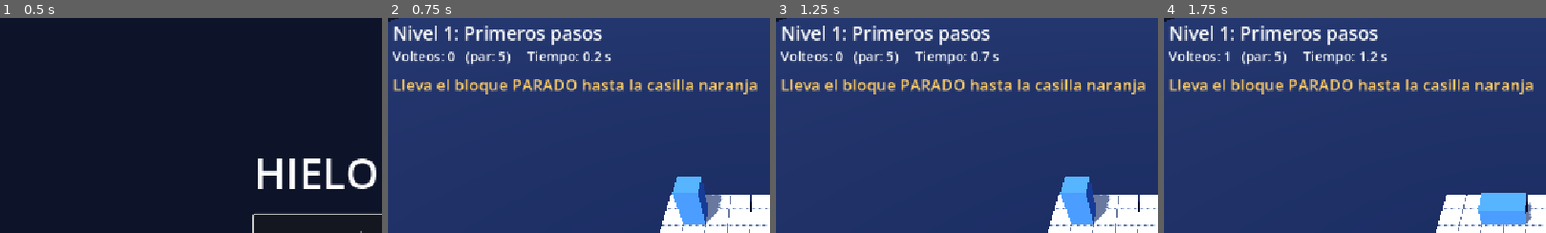
Above: before the commit, frames 1-4 (left to right).
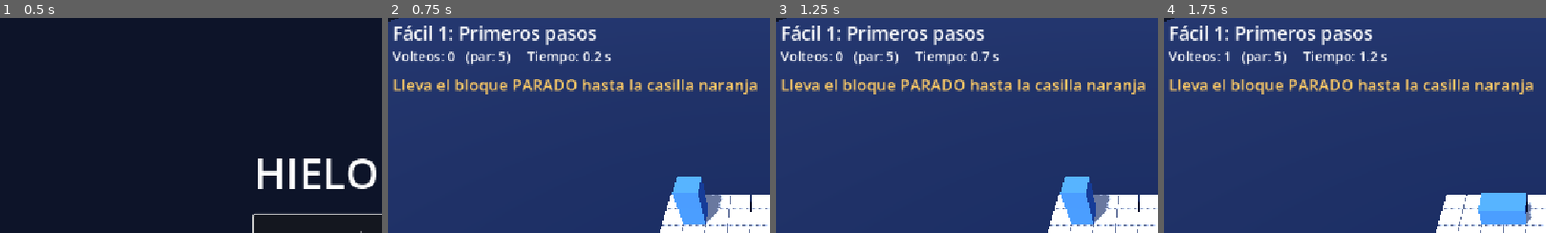
Above: after the commit, the same moments.

Repository: iandifilippo/hielo-fino
Game: Godot game, scene res://escenas/menu.tscn
The game is run twice, just before and just after one commit, with the same random seed, the same clock (stepped at 60 frames per second) and the same inputs.
Inputs:
- Up to frame 1 (0.5 s): no input
- Up to frame 2 (0.75 s): click "Jugar" at 0.5 s
- Up to frame 3 (1.25 s): no input
- Up to frame 4 (1.75 s): tap Enter at 1.25, 1.55 s; hold Right from 1.28 s (still down); tap R at 1.35 s; tap Space at 1.52 s
The pictures show only the part of the screen within x 1-51%, y 2-52%; the shares and areas given below are measured in that part.

Frame 1 is identical in both runs. In frame 2, 2.2% of the frame differs, in the area x 2-56%, y 3-13%; in frame 3, 2.2%; in frame 4, 2.2%.

Commit message:
Niveles por paquetes: paquete Fácil en su propio archivo

Diff:
--- a/scripts/juego.gd
+++ b/scripts/juego.gd
@@ -1,7 +1,6 @@
 extends Node3D
 
-# Lee las teclas y aplica las reglas de Hielo Fino.
-# Lo que se ve (luz, agua, cámara, bloque y textos) está en la escena juego.tscn.
+# REGLAS DEL JUEGO Y TECLAS. LO VISUAL ESTÁ EN juego.tscn
 
 @onready var tablero: Node3D = $Tablero
 @onready var bloque: Bloque = $Bloque
@@ -15,19 +14,19 @@
 var casillas := {}            # Vector2i -> Casilla
 var meta := Vector2i.ZERO
 
-var historial := []           # cómo estaba todo antes de cada volteo (para Z)
+var historial := []           # FOTOS PARA DESHACER CON Z
 var volteos := 0
 var tiempo := 0.0
 var estado := "jugando"       # "jugando", "caido" o "gano"
-var quieto := 0.0             # segundos sin tocar nada (para la ayuda del tutorial)
+var quieto := 0.0             # SEGUNDOS SIN TOCAR NADA
 
 func _ready() -> void:
-	cargar_nivel(Niveles.actual)
+	cargar_nivel()
 
-# ---------- cargar un nivel ----------
+# ---------- CARGAR NIVEL ----------
 
-func cargar_nivel(i: int) -> void:
-	datos = Niveles.LISTA[i]
+func cargar_nivel() -> void:
+	datos = Niveles.nivel()
 	for hijo in tablero.get_children():
 		hijo.queue_free()
 	casillas.clear()
@@ -50,7 +49,7 @@
 				meta = Vector2i(x, z)
 	bloque.colocar(inicio.x, inicio.y, "S")
 
-	# La cámara mira al centro del tablero desde arriba y adelante
+	# CÁMARA MIRANDO AL CENTRO DEL TABLERO
 	var ancho: float = filas[0].length()
 	var alto: float = filas.size()
 	var centro := Vector3(ancho / 2.0, 0, alto / 2.0)
@@ -63,23 +62,24 @@
 	tiempo = 0.0
 	quieto = 0.0
 	estado = "jugando"
-	lbl_titulo.text = "Nivel %d: %s" % [i + 1, datos["nombre"]]
+	var nombres := {"facil": "Fácil"}
+	lbl_titulo.text = "%s %d: %s" % [nombres[Niveles.pack], Niveles.actual + 1, datos["nombre"]]
 	lbl_mensaje.text = ""
 	lbl_ayuda.text = ""
-	if i == 0:
+	if datos.get("sin_caida", false):
 		lbl_mensaje.text = "Lleva el bloque PARADO hasta la casilla naranja"
 
-# ---------- cada frame ----------
+# ---------- CADA FRAME ----------
 
 func _process(delta: float) -> void:
 	if estado != "gano":
 		tiempo += delta
 	quieto += delta
-	if Niveles.actual == 0 and volteos == 0 and quieto > 4.0:
+	if datos.get("sin_caida", false) and volteos == 0 and quieto > 4.0:
 		lbl_ayuda.text = "Usa las flechas  ←  ↑  ↓  →  (o W A S D)"
 	lbl_info.text = "Volteos: %d   (par: %d)     Tiempo: %.1f s" % [volteos, datos["par"], tiempo]
 
-# ---------- teclas ----------
+# ---------- TECLAS ----------
 
 func _unhandled_input(event: InputEvent) -> void:
 	var tecla := event as InputEventKey
@@ -100,14 +100,14 @@
 		KEY_Z:
 			deshacer()
 		KEY_R:
-			cargar_nivel(Niveles.actual)
+			cargar_nivel()
 		KEY_ENTER, KEY_KP_ENTER, KEY_SPACE:
 			if estado == "gano":
 				siguiente_nivel()
 		KEY_ESCAPE:
 			get_tree().change_scene_to_file("res://escenas/menu.tscn")
 
-# ---------- reglas ----------
+# ---------- REGLAS ----------
 
 func mover(dir: Vector2i) -> void:
 	if estado != "jugando":
@@ -119,7 +119,7 @@
 		if not casillas.has(c) or casillas[c].roto:
 			cae = true
 	if cae and datos.get("sin_caida", false):
-		return   # en el tutorial el borde no deja caer
+		return   # EN EL TUTORIAL NO SE PUEDE CAER
 
 	_guardar()
 	var viejas := bloque.celdas()
@@ -127,7 +127,7 @@
 	lbl_ayuda.text = ""
 	await bloque.voltear(dir, sig)
 
-	# Las casillas que ya aguantaron todo se rompen cuando el bloque se va
+	# SE ROMPEN AL SALIR SI YA NO AGUANTAN MÁS
 	for c in viejas:
 		casillas[c].al_salir()
 
@@ -173,8 +173,8 @@
 
 func siguiente_nivel() -> void:
 	Niveles.actual += 1
-	if Niveles.actual >= Niveles.LISTA.size():
+	if Niveles.actual >= Niveles.cantidad():
 		Niveles.actual = 0
 		get_tree().change_scene_to_file("res://escenas/menu.tscn")
 	else:
-		cargar_nivel(Niveles.actual)
+		cargar_nivel()
--- a/scripts/niveles.gd
+++ b/scripts/niveles.gd
@@ -1,81 +1,21 @@
 class_name Niveles
 extends RefCounted
 
-# Nivel que se está jugando (lo cambia el menú y el juego)!!!! PRIMERA PARTE
+# PAQUETE Y NIVEL QUE SE ESTÁN JUGANDO
+static var pack := "facil"
 static var actual := 0
 
-# Letras: . agua, N nieve (no se rompe), I inicio (nieve), H hielo (aguanta 2),
-# G hielo agrietado (aguanta 1), M hoyo meta (hay que llegar parado)
-# TENER EN CUENTA INDICACIÓN
-const LISTA := [
-	{
-		"nombre": "Primeros pasos",
-		"par": 5,
-		"sin_caida": true,
-		"filas": [
-			"NNNNNNNNN",
-			"NINNNNNNN",
-			"NNNNNNNMN",
-			"NNNNNNNNN",
-		],
-	},
-	{
-		"nombre": "Cuidado con el agua",
-		"par": 7,
-		"filas": [
-			"NNN.......",
-			"NINNNN....",
-			"NNNNNNNNN.",
-			".NNNNNNNNN",
-			".....NNMNN",
-			"......NNN.",
-		],
-	},
-	{
-		"nombre": "Hielo delgado",
-		"par": 10,
-		"filas": [
-			"NNN..........",
-			"NIHHHH.......",
-			"NNHHHHHH.....",
-			"..HHHHHHHHH..",
-			".....HHHHHHHH",
-			"........HHMHH",
-			".........HHH.",
-		],
-	},
-	{
-		"nombre": "No pises dos veces",
-		"par": 7,
-		"filas": [
-			"..HHH........",
-			"NIHHHHH..HHH.",
-			"NNH..HHHHHMHH",
-			"..H....HHHHH.",
-			"..HHHHHH.....",
-		],
-	},
-	{
-		"nombre": "Grietas",
-		"par": 7,
-		"filas": [
-			"NNN.......",
-			"NIHGGHH...",
-			"NNHGGHHH..",
-			"...HHGGHHH",
-			"....HGGHMH",
-			".....HHHH.",
-		],
-	},
-	{
-		"nombre": "Grietas viejas",
-		"par": 13,
-		"filas": [
-			"..........HGH......",
-			"NNN....HHHGGG...HHH",
-			"NIHHHHGGHGHGGHHHHMH",
-			"NNH....HHH..H...HHH",
-			".......HHH..H......",
-		],
-	},
-]
+# LETRAS: . AGUA, N NIEVE, I INICIO, H HIELO (AGUANTA 2), G GRIETA (AGUANTA 1), M META
+const FACIL := preload("res://scripts/niveles/facil.gd")
+
+static func lista() -> Array:
+	match pack:
+		"facil":
+			return FACIL.LISTA
+	return []
+
+static func nivel() -> Dictionary:
+	return lista()[actual]
+
+static func cantidad() -> int:
+	return lista().size()
--- /dev/null
+++ b/scripts/niveles/facil.gd
@@ -0,0 +1,62 @@
+extends RefCounted
+
+# PAQUETE FÁCIL: SOLO NIEVE, NADA SE ROMPE
+
+const LISTA := [
+	{
+		"nombre": "Primeros pasos",
+		"par": 5,
+		"sin_caida": true,
+		"filas": [
+			"NNNNNNNNN",
+			"NINNNNNNN",
+			"NNNNNNNMN",
+			"NNNNNNNNN",
+		],
+	},
+	{
+		"nombre": "Paso a paso",
+		"par": 7,
+		"filas": [
+			"NNM..",
+			"NNNNN",
+			"..NNI",
+			"..NNN",
+		],
+	},
+	{
+		"nombre": "Dando vueltas",
+		"par": 9,
+		"filas": [
+			"NN....",
+			"NNNNNN",
+			".NNNMN",
+			"...NIN",
+			"...NNN",
+		],
+	},
+	{
+		"nombre": "El pasillo largo",
+		"par": 12,
+		"filas": [
+			".N....",
+			".N....",
+			".N....",
+			"NNNNIN",
+			"NNN...",
+			"NMN...",
+		],
+	},
+	{
+		"nombre": "La esquina",
+		"par": 14,
+		"filas": [
+			"M.NNN",
+			"NNNIN",
+			"NNNNN",
+			"NN...",
+			".N...",
+			".N...",
+		],
+	},
+]
Not shown, added: scripts/niveles/facil.gd.uid
